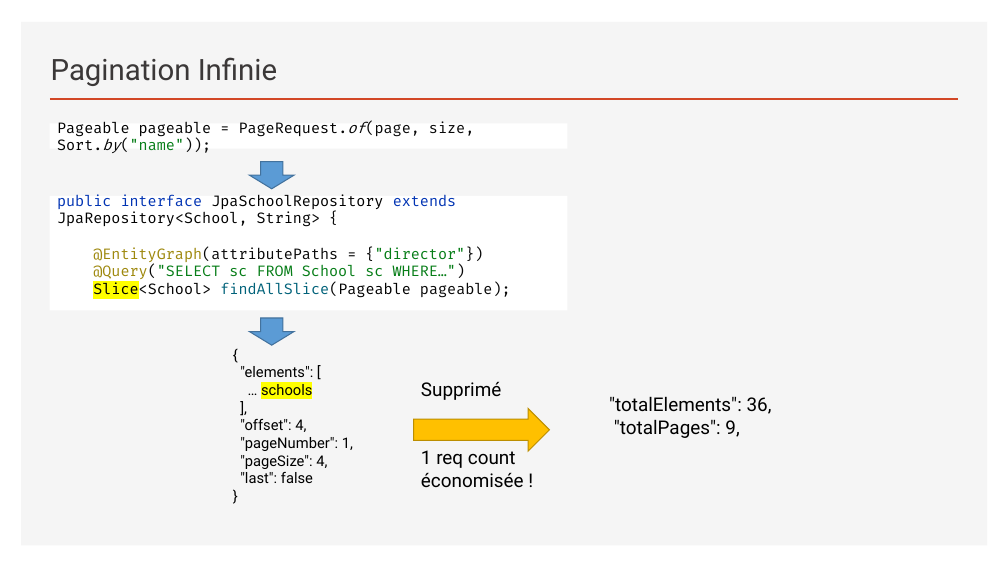
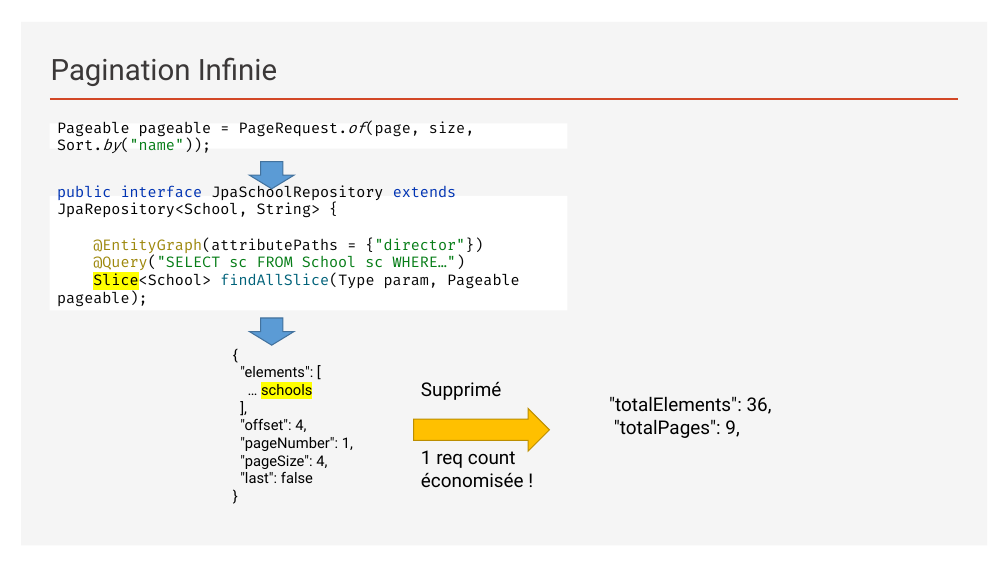
Before and after one commit to sebzuki/hibernate, a slide deck: slide 20 of JPA-HIBERNATE.pptx. Drawn at 1008x567 pixels with LibreOffice and Linux fonts; fonts in the diff are those of the drawing. Boxes give left, top, right and bottom in pixels: in the first picture for what was removed or moved away, otherwise in the second. Text is boxed around its words. In the diff, an @@ line names an element or a change of style, - is before the commit and + after.

```diff
--- a/JPA-HIBERNATE.pptx
+++ b/JPA-HIBERNATE.pptx
@@ text in rectangle at (57,238,519,307): text changed; text colour #067D17 to #080808 @@
-@EntityGraph(attributePaths = {"director"})
-@Query("SELECT sc FROM School sc WHERE…")
-Slice<School> findAllSlice(Pageable pageable);
+@EntityGraph(attributePaths = {"director"})
+@Query("SELECT sc FROM School sc WHERE…")
+Slice<School> findAllSlice(Type param, Pageable pageable);
```
Also in this commit, not shown: 5 other slides changed, 1 slide added.
